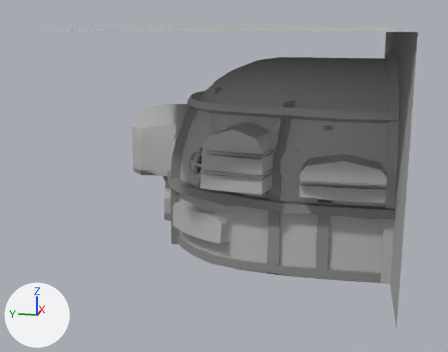
One commit to the FBX model Forage and Brew/Assets/GA/Meshes/Int_Maison/SM_HouseIndoors_03.fbx: the scene before it, then after it.
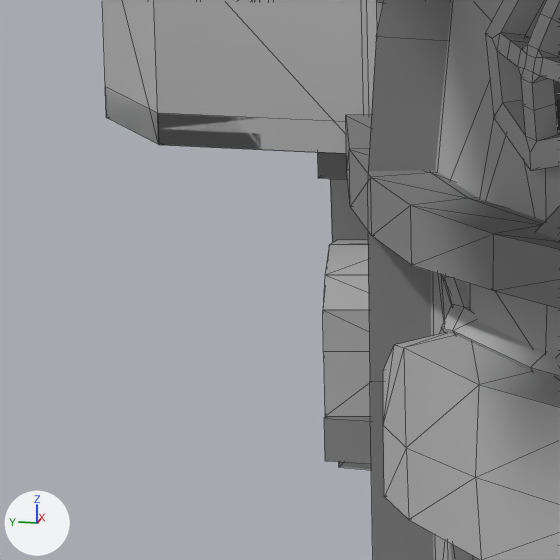
The first picture shows the older version from a 50 mm camera at (-41.6, 0.0, 14.2) aimed at (-1.0, 8.1, 4.1). The close-ups show both versions on the part from 26% to 44% of the width and 44% to 66% of the height of that picture; other places that the commit changed are outside them. The axes (+X, +Y, +Z) are drawn at lower left. The lights are the same throughout. The close-ups show mesh edges as thin lines. Where no turn or scale is listed for an object, it has been applied to the vertices. Vertices at the same position are counted once.

The older version as bpy lines, for what is in view:
```python
me_mesh_003 = bpy.data.meshes.new('Mesh.003')
me_mesh_003.from_pydata(...)  # 487 vertices, 891 faces; spans x -8.9..7.5, y -7.2..10.8, z -0.7..11.5
me_mesh_003.materials.append(mat_01___default)  # grey #b6b6b6
me_mesh_011 = bpy.data.meshes.new('Mesh.011')
me_mesh_011.from_pydata(...)  # 152 vertices, 296 faces; spans x -7.9..7.8, y -6.9..7.9, z 3.1..3.9
me_mesh_011.materials.append(mat_02___default)  # grey #8b8b8b
me_mesh_063 = bpy.data.meshes.new('Mesh.063')
me_mesh_063.from_pydata(...)  # 28 vertices, 24 faces; spans x -2.56..2.56, y -1.75..1.75, z -0.47..0.0
me_mesh_063.materials.append(mat_02___default)  # grey #8b8b8b
ob_object004 = bpy.data.objects.new('Object004', me_mesh_011)
ob_object004.location = (0.0, 4.13, 0.59)
ob_object018 = bpy.data.objects.new('Object018', me_mesh_063)
ob_object018.location = (3.55, 11.42, 3.57)
ob_walls = bpy.data.objects.new('Walls', me_mesh_003)
ob_walls.location = (0.0, 4.13, 0.55)
# also in view: 'Shape006' at (-3.3, 4.6, 5.3); 'Shape004' at (-4.9, 9.0, 5.8); 'Shape002' at (1.1, 10.7, 6.4); 'SupportBeam' at (-2.9, 10.1, 4.4); 'Object015' at (0.0, 5.0, 0.2)
```
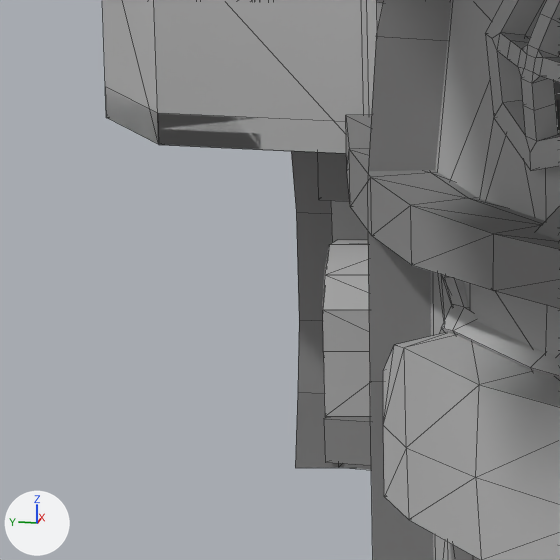
Pixel boxes [x1, y1, x2, y2] of what changed, in the close-ups (560 x 560 px):
```json
{"object": "Object020", "change": "added", "after": [291, 151, 345, 468]}
{"object": "Object018", "change": "reshaped", "before": [318, 152, 348, 180], "after": [318, 152, 350, 201]}
```

Scene script edits in JSON lines:
```json
{"block": "me_mesh_063", "where": "# used by ob_object018; location = (3.55, 11.42, 3.57)"}
{"op": "remove", "block": "me_mesh_063", "code": "me_mesh_063.from_pydata(...)  # 28 vertices, 24 faces; spans x -2.56..2.56, y -1.75..1.75, z -0.47..0.0"}
{"op": "add", "block": "me_mesh_063", "code": "me_mesh_063.from_pydata(...)  # 32 vertices, 28 faces; spans x -2.56..2.56, y -1.75..1.75, z -0.71..0.1"}
{"block": "me_mesh_063", "change": "me_mesh_063 part 1"}
{"block": "me_mesh_063", "change": "4 faces are deleted"}
{"block": "me_mesh_063", "change": "7 vertices in x -2.28..2.21, y -1.75..1.4, z -0.47 move by (0.0, 0.0, -0.06)"}
{"block": "me_mesh_063", "change": "7 vertices in x -2.56..2.56, y -1.67..1.75, z -0.47 move by (0.0, 0.0, -0.24)"}
{"block": "me_mesh_063", "change": "4 vertices are added at (-0.69, 1.39, -0.42), (-0.69, 1.39, 0.1), (-0.83, 1.7, 0.1), (-0.83, 1.7, -0.6)"}
{"block": "me_mesh_063", "change": "8 new faces join them"}
{"op": "add", "block": "me_mesh_066", "code": ["me_mesh_066 = bpy.data.meshes.new('Mesh.066')", "me_mesh_066.from_pydata(...)  # 30 vertices, 25 faces; spans x -0.34..0.37, y -0.38..0.41, z 0.0..3.75", "me_mesh_066.materials.append(mat_02___default)  # grey #8b8b8b"]}
{"op": "add", "block": "ob_object020", "code": ["ob_object020 = bpy.data.objects.new('Object020', me_mesh_066)", "ob_object020.location = (1.41, 13.01, -0.12)"]}
```
